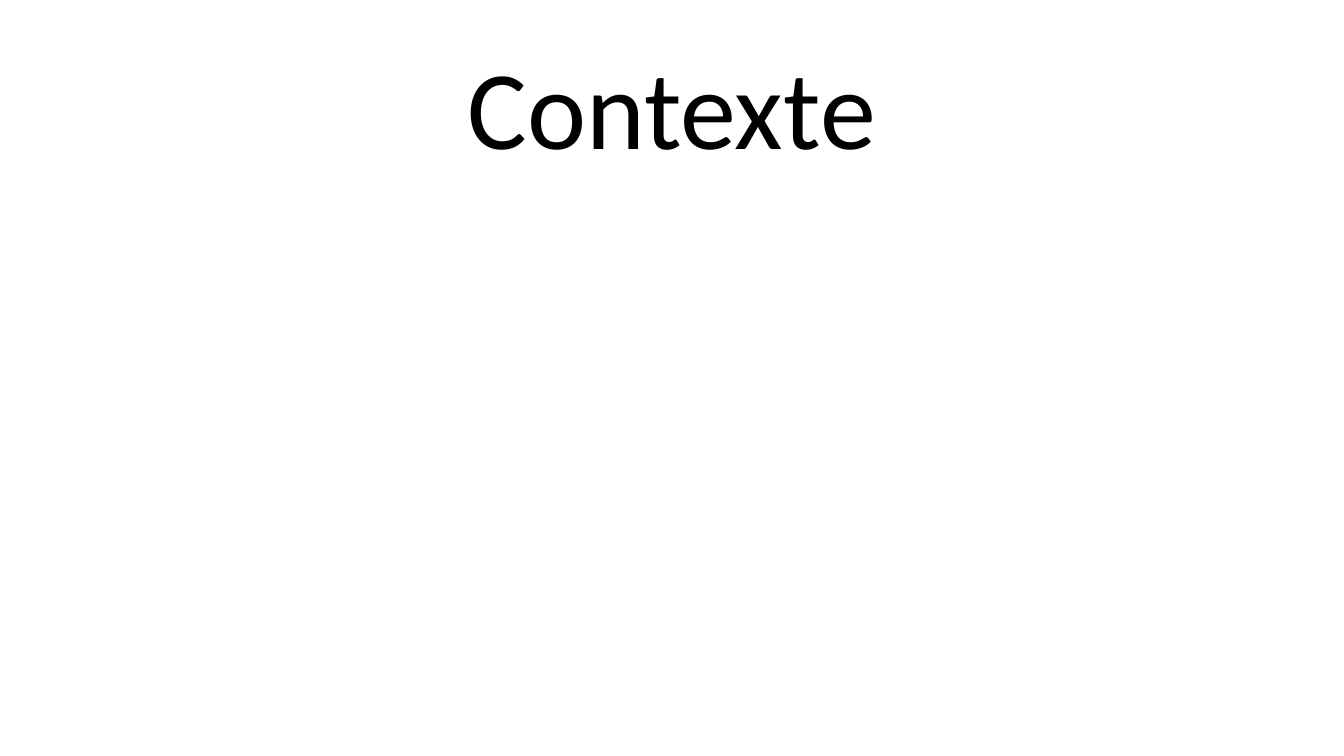
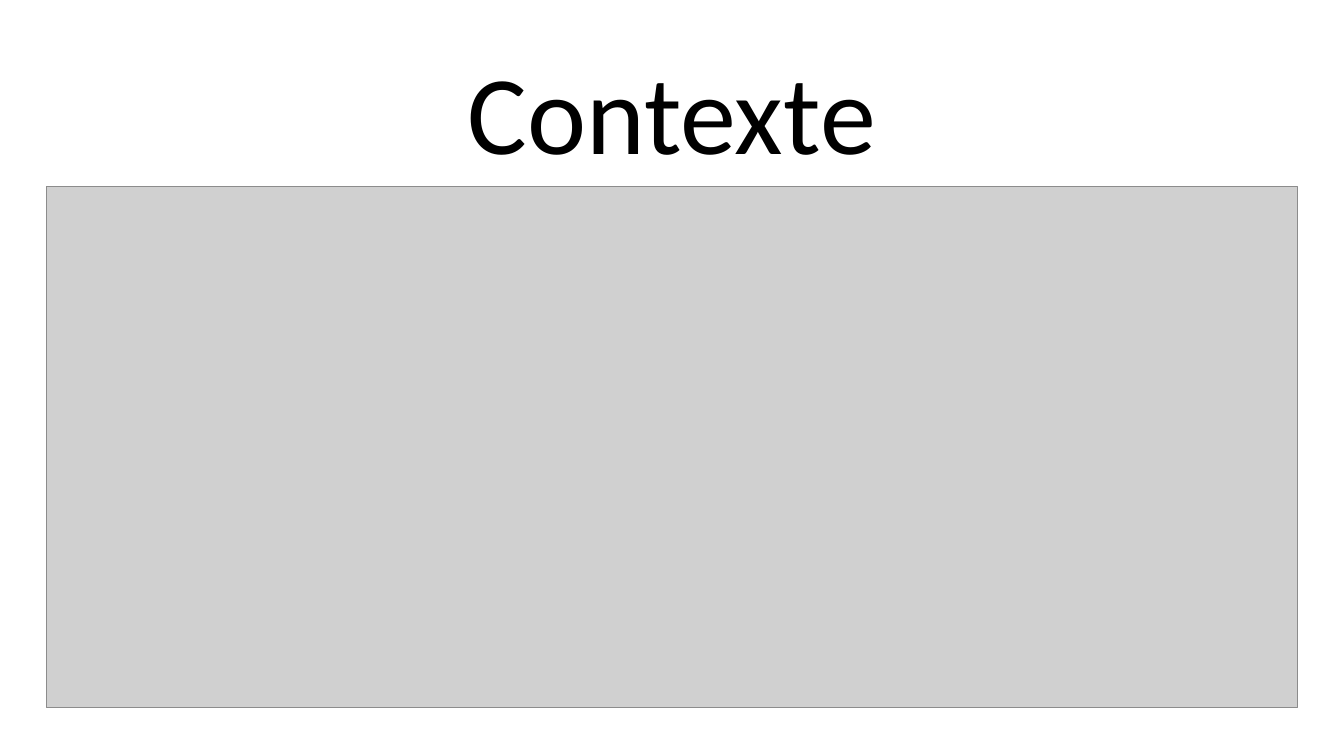
Before and after one commit to NicolasFuchs/SAS, a slide deck: slide 3 of Presentation/Presentation.pptx (slide 2 before the commit). Drawn at 1344x756 pixels with LibreOffice and Linux fonts; fonts in the diff are those of the drawing; grey boxes stand for pictures; background and template pictures are left out. Boxes give left, top, right and bottom in pixels: in the first picture for what was removed or moved away, otherwise in the second. Text is boxed around its words. In the diff, an @@ line names an element or a change of style, - is before the commit and + after.

```diff
--- a/Presentation/Presentation.pptx
+++ b/Presentation/Presentation.pptx
@@ title "Contexte": place and size @@
-title "Contexte" at [468,76,876,150]
+title "Contexte" at [468,81,876,155]
@@ picture added at [46,187,1299,708] @@
```
Also in this commit, not shown: 7 other slides changed, 4 slides added, 2 slides removed, 3 other files.
